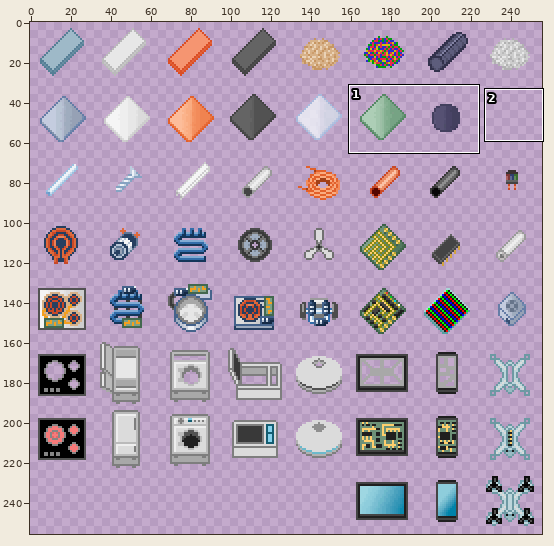
A sprite sheet gets an edit: app/src/main/res/drawable-nodpi/materials.png. The picture above shows the old version from afar; the outline marks the close-up.
Close-up. Earlier state:
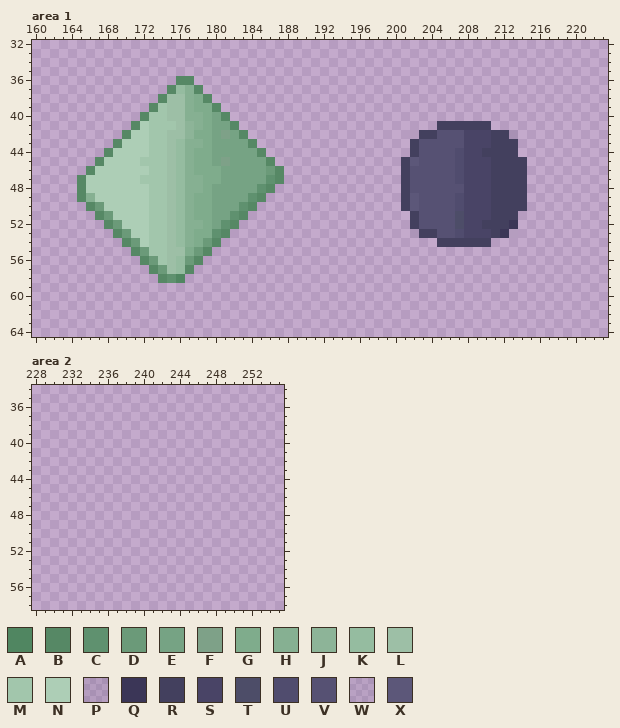
The file is 256x256 pixels. Pixels under 10% opacity are left out. Colours within 5 levels of each other are drawn and written as one. Shown: area 1: x 160..223, y 32..64; area 2: x 228..255, y 34..58. The commit also changed other parts of the picture, which this record leaves out.
Palette (. is transparent): A #508661  B #568865  C #5f916f  D #6b9a79  E #76a384  F #7ea188  G #7fac8c  H #86b092  J #8db498  K #95bca0  L #9dbfa6  M #a2c6ac  N #adceb6  P #3632531b  Q #3b3657  R #43405e  S #494466  T #4d4d68  U #504c6e  V #565173  W #5c57791b  X #5c5779
Pixels before, area 1, first column x 165:
36 ...........BB.....................................
37 ..........BKHB....................................
38 .........BLLHGB...................................
39 ........BMLLHGGB..................................
40 .......BMMLLHHGEB.................................
41 ......BNMMMLJHGEEB......................RRRRRR....
42 .....BNNMMLLJGGEFEB..................PRRVVVSSSRRP.
43 ....BNNNMMLKHHGEEEEB.................RVVVVVSSSRRR.
44 ...BNNNNMMLKHGGEEEEEB................RVVVVUSSRRRR.
45 ..BNNNNMMMLKHGGEFEEEEB..............RXVVVVUSSSRRRR
46 .BNNNNNNMMLKHGGGEEEEEDB.............RVVVVVUSSSRRRR
47 BNNNNNNMMMLKHHGGEEEEECB.............RVVVVVUSSSRRRR
48 BNNNNNNNMMLKHHGEEEEECB..............RVVVVVVSSSRRRR
49 BHNNNNNNMMLKHGGEEEECB...............RXVVVVUSSSRRRR
50 .BDNNNNNMMLKHGGEEECB................RXVVVVUSSSRRRR
51 ..BDNNNNMMLKHGGEECB..................RVVVVTSSSRRR.
52 ...BDNNNMMLKHHGECB...................RVVVVTSSRRRQ.
53 ....BDNNMMLKHGGCB....................WRRVVUSSSRQP.
54 .....BDNMMLKHGDB........................RRRRRR....
55 ......BDMMLLGDB...................................
56 .......BDMLKDB....................................
57 ........BDLKB.....................................
58 .........BCA......................................
After:
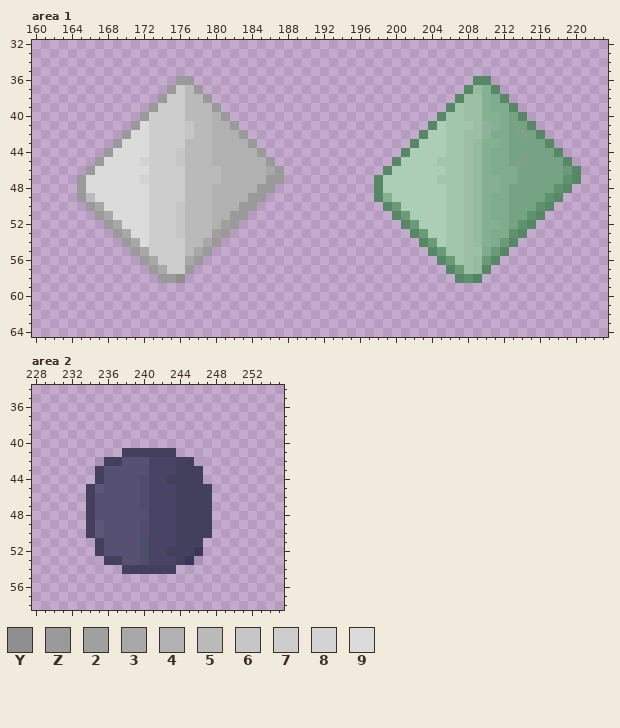
Colours new in this view: Y #8f8f8f  Z #9a9a9a  2 #a0a0a0  3 #a8a8a8  4 #b1b1b1  5 #bababa  6 #c6c6c6  7 #cdcdcd  8 #d3d3d3  9 #dbdbdb
The edit:
Changed rows in their new state; - is an unchanged pixel.
Area 1:
first column x 165:
36 -----------ZZ-------------------------------BB----------
37 ----------Z75Z-----------------------------BKHB---------
38 ---------Z7755Z---------------------------BLLHGB--------
39 --------Z777555Z-------------------------BMLLHGGB-------
40 -------Z77775554Z-----------------------BMMLLHHGEB------
41 ------Z9777765544Z---------------------BNMMMLJHGEEB-----
42 -----Z997777655444Z------------------.BNNMMLLJGGEFEB----
43 ----Z99977775554444Z-----------------BNNNMMLKHHGEEEEB---
44 ---Z9999777655544444Z---------------BNNNNMMLKHGGEEEEEB--
45 --Z999987776555444444Z-------------BNNNNMMMLKHGGEFEEEEB-
46 -Z99999977775555444443Z-----------BNNNNNNMMLKHGGGEEEEEDB
47 Z99999987777555544444ZZ----------BNNNNNNMMMLKHHGGEEEEECB
48 Z9999999777755544444ZZ-----------BNNNNNNNMMLKHHGEEEEECB-
49 Z599999977775554444ZZ------------BHNNNNNNMMLKHGGEEEECB--
50 -Z3999997776555444ZZ--------------BDNNNNNMMLKHGGEEECB---
51 --Z39999777655544ZZ----------------BDNNNNMMLKHGGEECB----
52 ---Z3999777655542Z------------------BDNNNMMLKHHGECB-----
53 ----Z39977765552Z--------------------BDNNMMLKHGGCB------
54 -----Z397777553Z----------------------BDNMMLKHGDB-------
55 ------Z3777753Z------------------------BDMMLLGDB--------
56 -------Z37773Z--------------------------BDMLKDB---------
57 --------Z377Z----------------------------BDLKB----------
58 ---------ZZY------------------------------BCA-----------
Area 2:
first column x 234:
41 ----RRRRRR----
42 -PRRVVVSSSRRP-
43 -RVVVVVSSSRRR-
44 -RVVVVUSSRRRR-
45 RXVVVVUSSSRRRR
46 RVVVVVUSSSRRRR
47 RVVVVVUSSSRRRR
48 RVVVVVVSSSRRRR
49 RXVVVVUSSSRRRR
50 RXVVVVUSSSRRRR
51 -RVVVVTSSSRRR-
52 -RVVVVTSSRRRQ-
53 -WRRVVUSSSRQP-
54 ----RRRRRR----
Pixel boxes of the changes (left, top, right, bottom) in both close-ups:
changed: (77, 76, 284, 283)
changed: (374, 76, 581, 283)
added: (86, 448, 212, 574)
